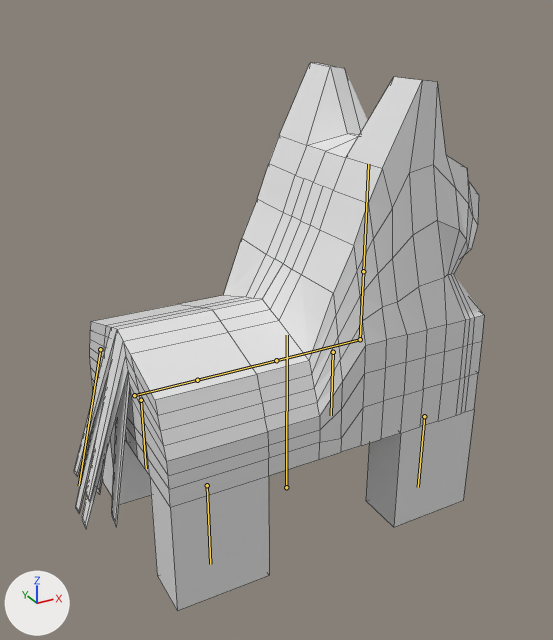
Renders of the Blender file assets_src/models/burro_new.blend from each side of a commit.
The view is the same before and after, from a 50 mm camera at (-1.88, -3.29, 1.85) aimed at (-0.15, -0.14, 0.28). Arrows for +X, +Y and +Z are at lower left; the lights stay in place. The bones that bend it are drawn over the model as lines. Mesh edges are drawn as thin lines.

In view in the first picture: 'Burro'.
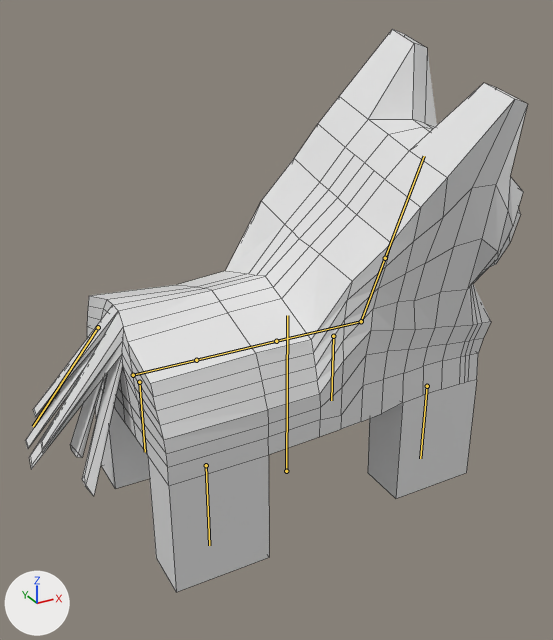
The newer file adds an action. The first version stands in its rest pose; the second is drawn at frame 60 of the action 'Idle'.

The change, as JSON lines over the scene's bpy script:
```json
{"block": "bone_root", "where": "bone_root = bpy.data.objects['Armature'].pose.bones['Root']"}
{"op": "set", "path": "bone_root.location", "old": "(0.0, 0.0, 0.0)", "new": "(0.0, 0.116, 0.0)"}
{"block": "bone_spine3", "where": "bone_spine3 = bpy.data.objects['Armature'].pose.bones['Spine3']  # child of 'Spine2'"}
{"op": "set", "path": "bone_spine3.rotation_quaternion", "old": "(1.0, 0.0, 0.0, 0.0)", "new": "(0.989, 0.124, -0.01, -0.081)", "note": "degrees (0, 0, 0) -> degrees (14, 0, -9)"}
{"block": "bone_foreleg_r", "where": "bone_foreleg_r = bpy.data.objects['Armature'].pose.bones['ForeLeg.R']  # child of 'Spine1'"}
{"op": "set", "path": "bone_foreleg_r.location", "old": "(0.0, 0.0, 0.0)", "new": "(0.0, -0.077, 0.0)"}
{"block": "bone_tail", "where": "bone_tail = bpy.data.objects['Armature'].pose.bones['Tail']  # child of 'Spine'"}
{"op": "set", "path": "bone_tail.rotation_quaternion", "old": "(1.0, 0.0, 0.0, 0.0)", "new": "(0.973, -0.203, -0.027, -0.105)", "note": "degrees (0, 0, 0) -> degrees (-23, -6, -11)"}
```

Location of each change, (x1, y1, x2, y2) in pixels of the pictures (553 x 640 px):
```json
{"object": "Burro", "change": "posed", "before": [74, 62, 484, 611], "after": [25, 29, 528, 592], "on screen": "23% wider"}
{"bone": "Root", "before": "(286, 487) to (287, 335)", "after": "(286, 471) to (287, 315)"}
{"bone": "Spine3", "before": "(360, 339) to (363, 271)", "after": "(361, 321) to (385, 258)"}
{"bone": "ForeLeg.R", "before": "(424, 416) to (418, 487)", "after": "(427, 386) to (420, 458)"}
{"bone": "Tail", "before": "(100, 349) to (79, 485)", "after": "(98, 327) to (33, 426)"}
```
